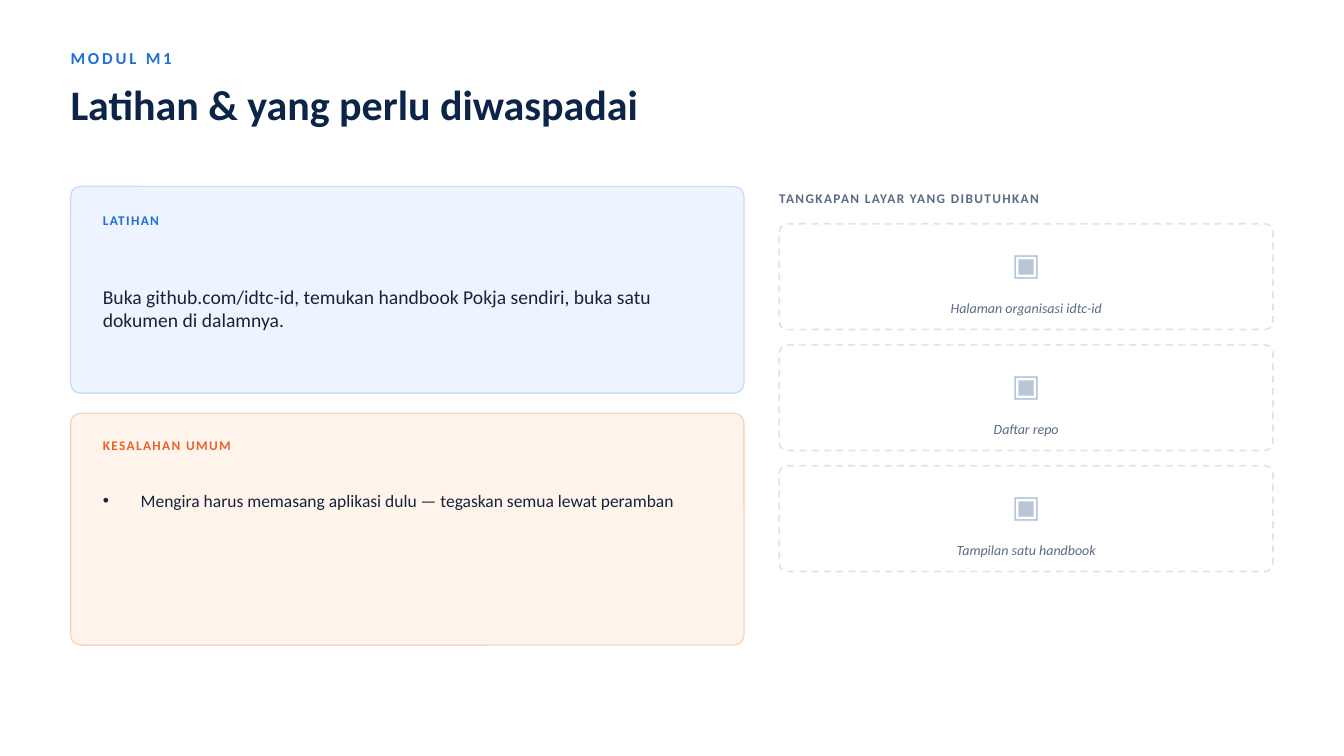
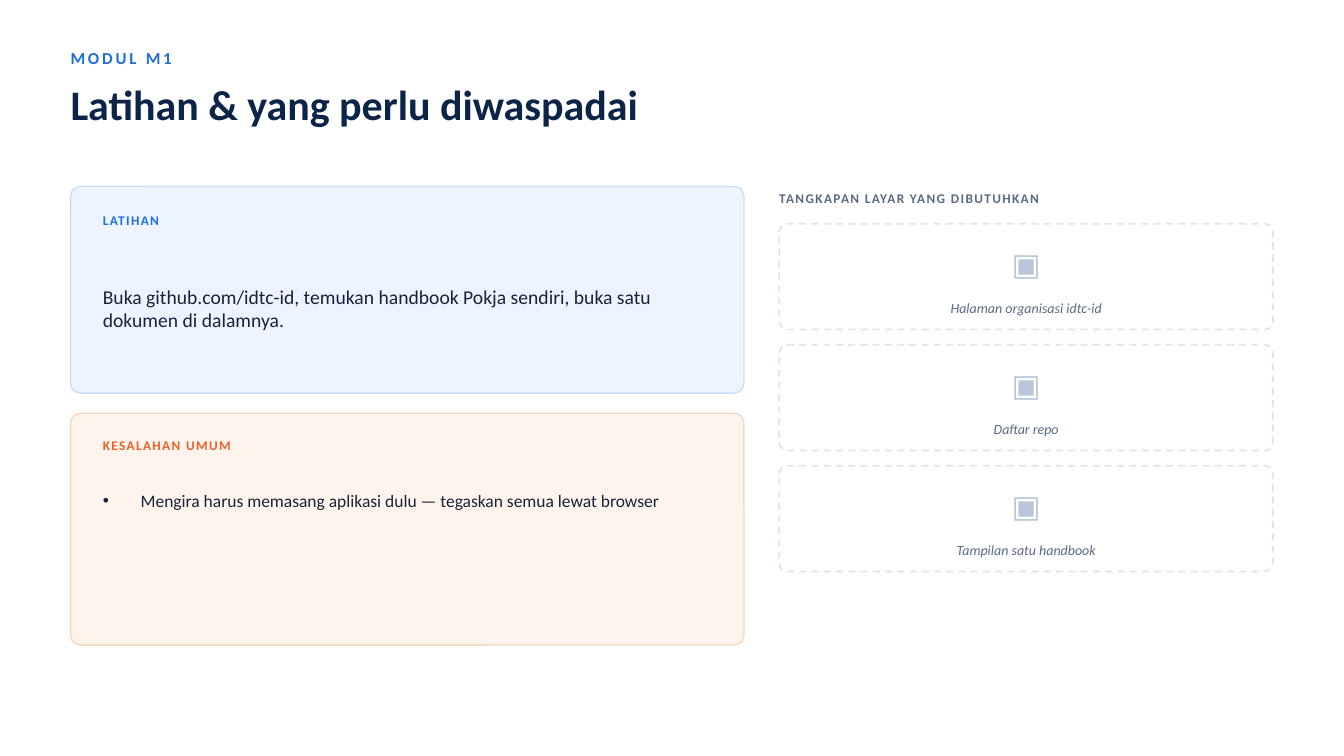
Before and after one commit to idtc-id/panduan-github, a slide deck: slide 4 of slide/Pelatihan-GitHub-IDTC-Sesi1.pptx. Drawn at 1344x756 pixels with LibreOffice and Linux fonts; fonts in the diff are those of the drawing. Boxes give left, top, right and bottom in pixels: in the first picture for what was removed or moved away, otherwise in the second. Text is boxed around its words. In the diff, an @@ line names an element or a change of style, - is before the commit and + after.

```diff
--- a/slide/Pelatihan-GitHub-IDTC-Sesi1.pptx
+++ b/slide/Pelatihan-GitHub-IDTC-Sesi1.pptx
@@ text at (141,495,659,510): text changed @@
-• Mengira harus memasang aplikasi dulu — tegaskan semua lewat peramban
+• Mengira harus memasang aplikasi dulu — tegaskan semua lewat browser
```
Also in this commit, not shown: 1 other slide changed, 6 other files.
